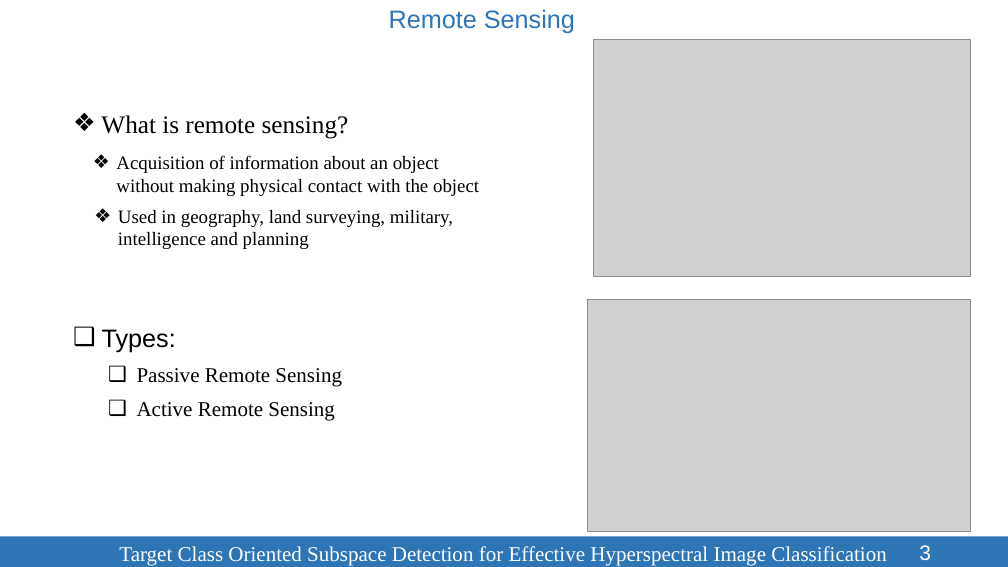
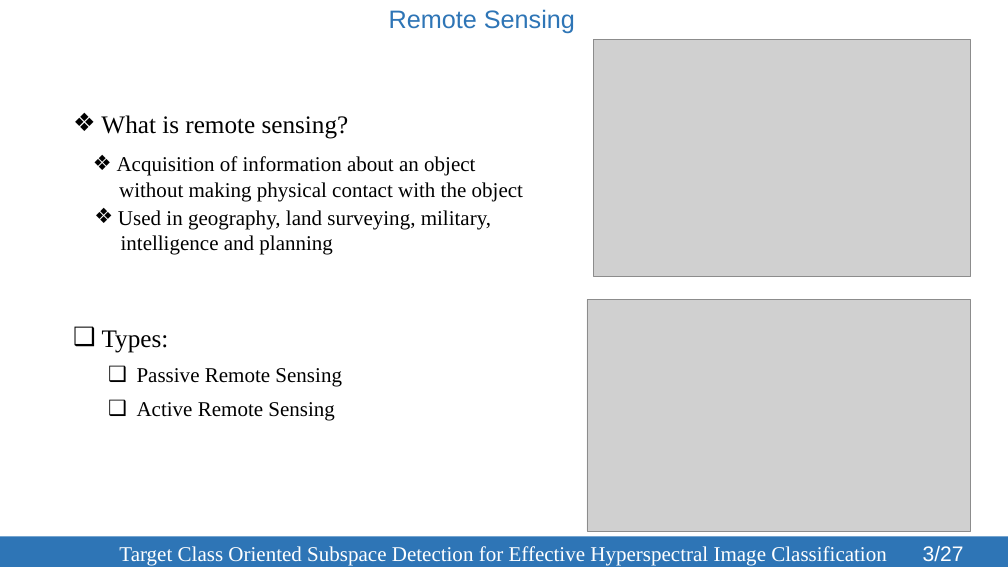
Before and after one commit to SleepyBrain/Remote-Sensing, a slide deck: slide 3 of Presentation/TCOSD-123086.pptx. Drawn at 1008x567 pixels with LibreOffice and Linux fonts; fonts in the diff are those of the drawing; grey boxes stand for pictures. Boxes give left, top, right and bottom in pixels: in the first picture for what was removed or moved away, otherwise in the second. Text is boxed around its words. In the diff, an @@ line names an element or a change of style, - is before the commit and + after.

```diff
--- a/Presentation/TCOSD-123086.pptx
+++ b/Presentation/TCOSD-123086.pptx
@@ text "Acquisition of information about an ..." at box(117, 156, 523, 201): size 18 to 20 pt @@
@@ text "Used in geography, land surveying, ..." at box(118, 210, 491, 255): size 18 to 20 pt @@
@@ text "Types:" at box(102, 330, 169, 353): font Arial to Times New Roman @@
@@ page number at box(923, 545, 964, 561): text changed @@
-3
+3/27
```
Also in this commit, not shown: 16 other slides changed, 1 slide added, 4 other files.
